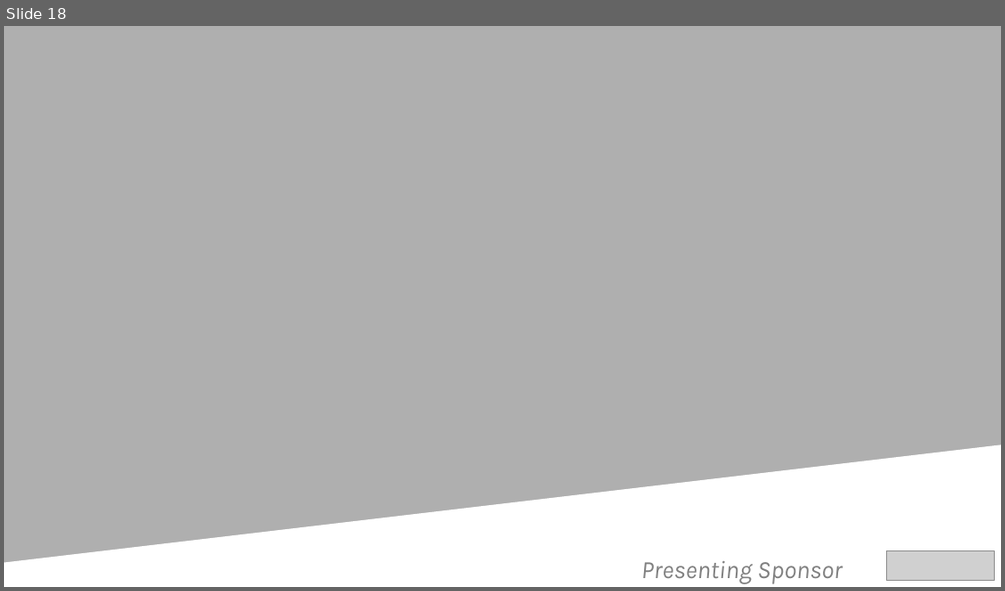
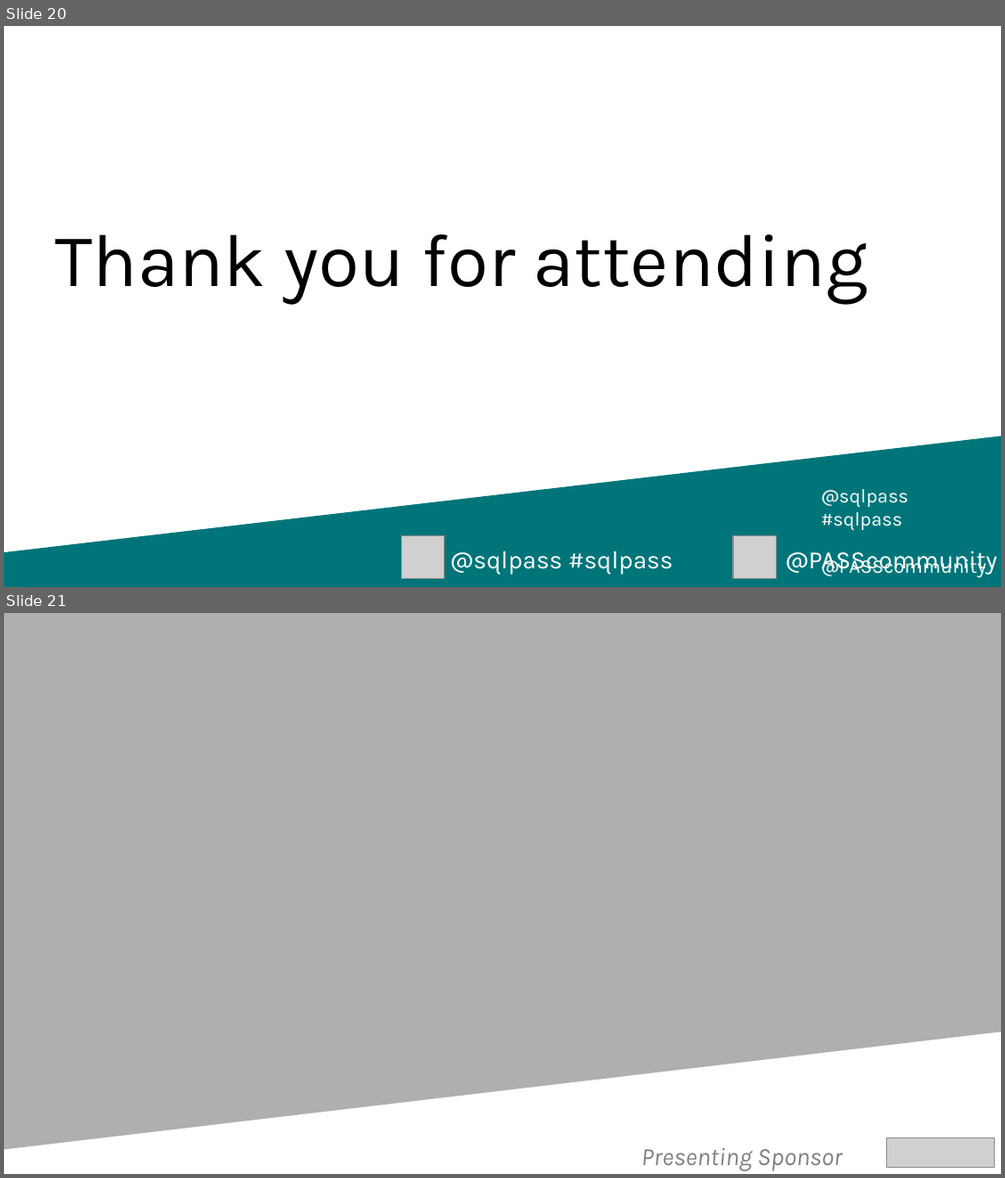
Before and after one commit to SQLDBAWithABeard/Presentations, a slide deck: 2018/24 HoP/PowerShell.pptx. Shown one above the other, each under a label of ours: slide 18 before the commit, slides 20 and 21 after it. The pictures are 1005x591 and 1005x1178 pixels, drawn with LibreOffice and Linux fonts; fonts in the diff are those of the drawing; grey boxes stand for pictures; background and template pictures are left out. Boxes give left, top, right and bottom in pixels: in the first picture for what was removed or moved away, otherwise in the second. Text is boxed around its words. In the diff, an @@ line names an element or a change of style, - is before the commit and + after.

```diff
--- a/2018/24 HoP/PowerShell.pptx
+++ b/2018/24 HoP/PowerShell.pptx
@@ slide 20 added at <box>4,26,1001,587</box>, background #FFFFFF @@
@@ text added at <box>55,234,868,304</box>, 54 pt, text #000000 @@
+Thank you for attending
@@ freeform shape added at <box>4,435,1001,587</box>, fill #007579 @@
@@ text added at <box>821,489,987,578</box>, 14 pt, text #FFFFFF @@
+@sqlpass
+#sqlpass
+@PASScommunity
@@ picture added at <box>402,535,445,578</box> @@
@@ text added at <box>450,550,997,573</box>, 18 pt, text #FFFFFF @@
+@sqlpass #sqlpass @PASScommunity
@@ picture added at <box>733,535,776,578</box> @@
@@ what was slide 18 is now slide 21 @@
```
Also in this commit, not shown: 3 slides changed, 15 other slides added, 13 slides removed.
